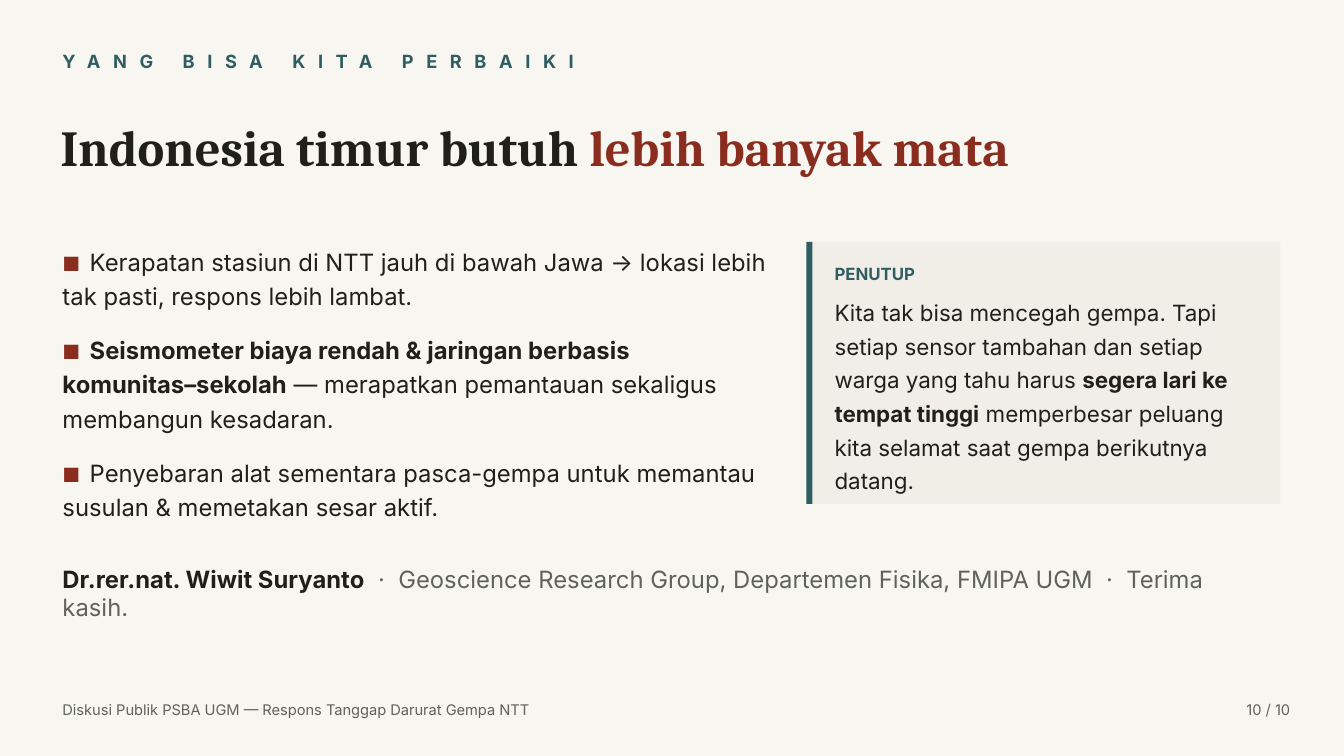
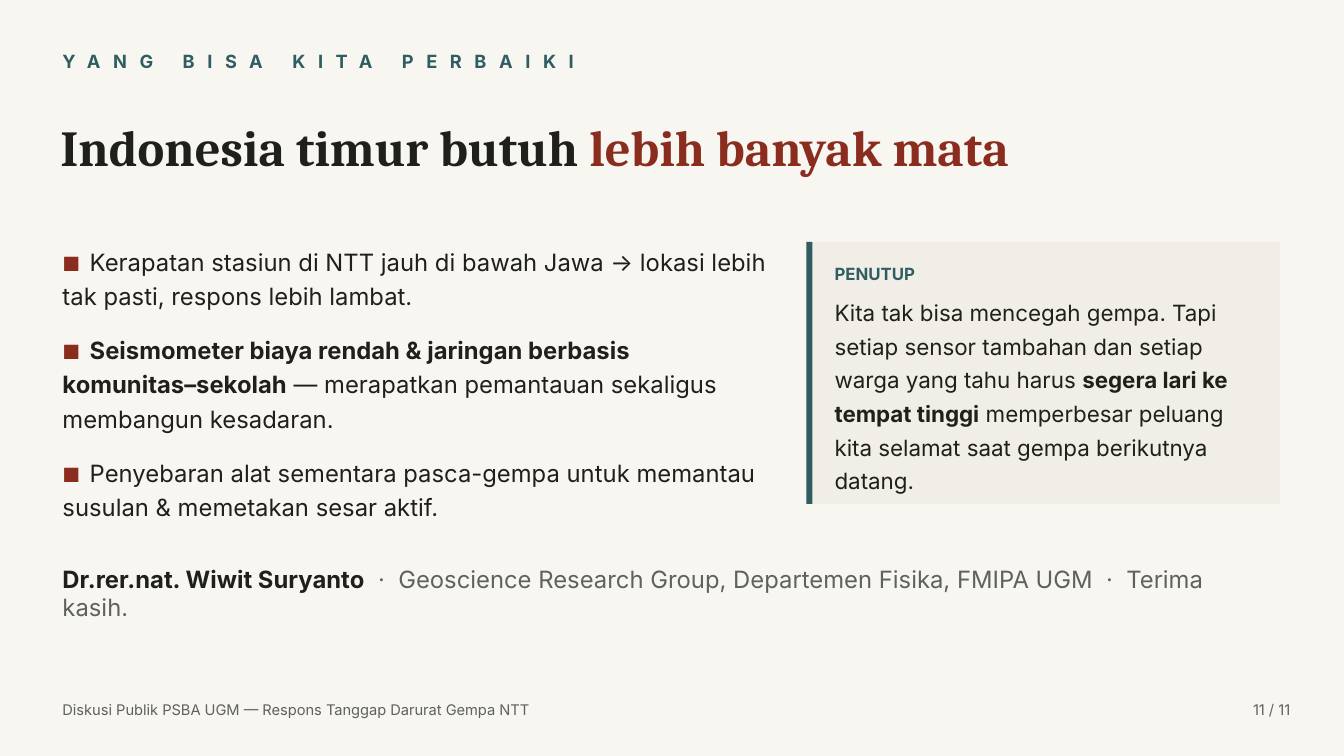
Before and after one commit to maswiet/maswiet.github.io, a slide deck: slide 11 of .design/design-system/elegant-minimalist/outputs/talk-flores-2026/Diskusi_Publik_Gempa_Flores_2026_Wiwit_Suryanto.pptx (slide 10 before the commit). Drawn at 1344x756 pixels with LibreOffice and Linux fonts; fonts in the diff are those of the drawing. Boxes give left, top, right and bottom in pixels: in the first picture for what was removed or moved away, otherwise in the second. Text is boxed around its words. In the diff, an @@ line names an element or a change of style, - is before the commit and + after.

```diff
--- a/.design/design-system/elegant-minimalist/outputs/talk-flores-2026/Diskusi_Publik_Gempa_Flores_2026_Wiwit_Suryanto.pptx
+++ b/.design/design-system/elegant-minimalist/outputs/talk-flores-2026/Diskusi_Publik_Gempa_Flores_2026_Wiwit_Suryanto.pptx
@@ text at (x1=1253, y1=704, x2=1290, y2=715): text changed @@
-10 / 10
+11 / 11
```
Also in this commit, not shown: 9 other slides changed, 1 slide added, 10 other files.
